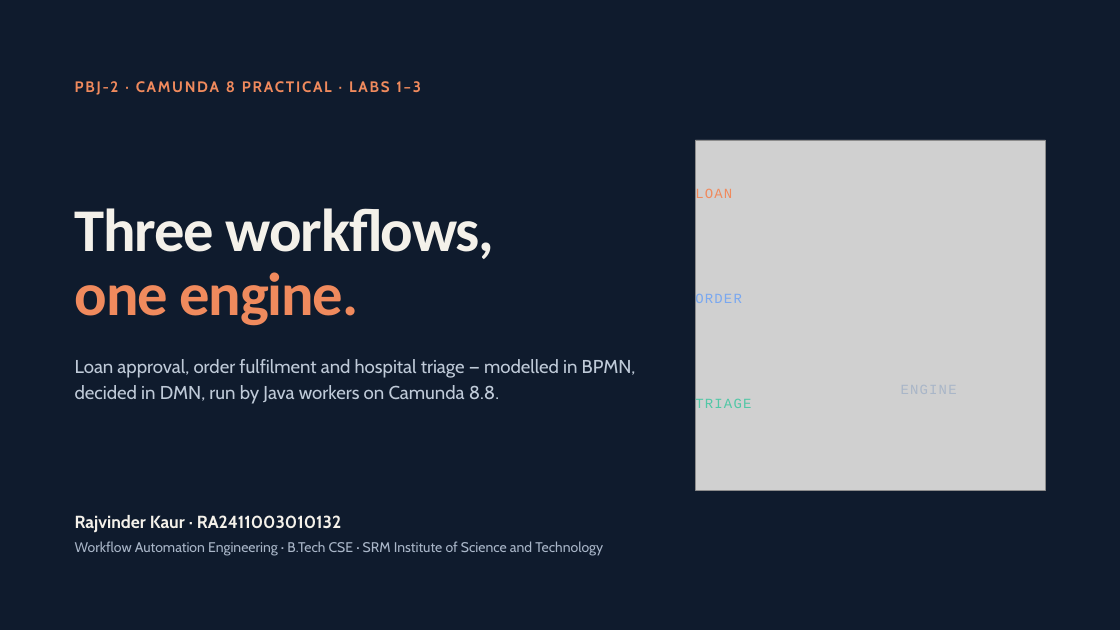
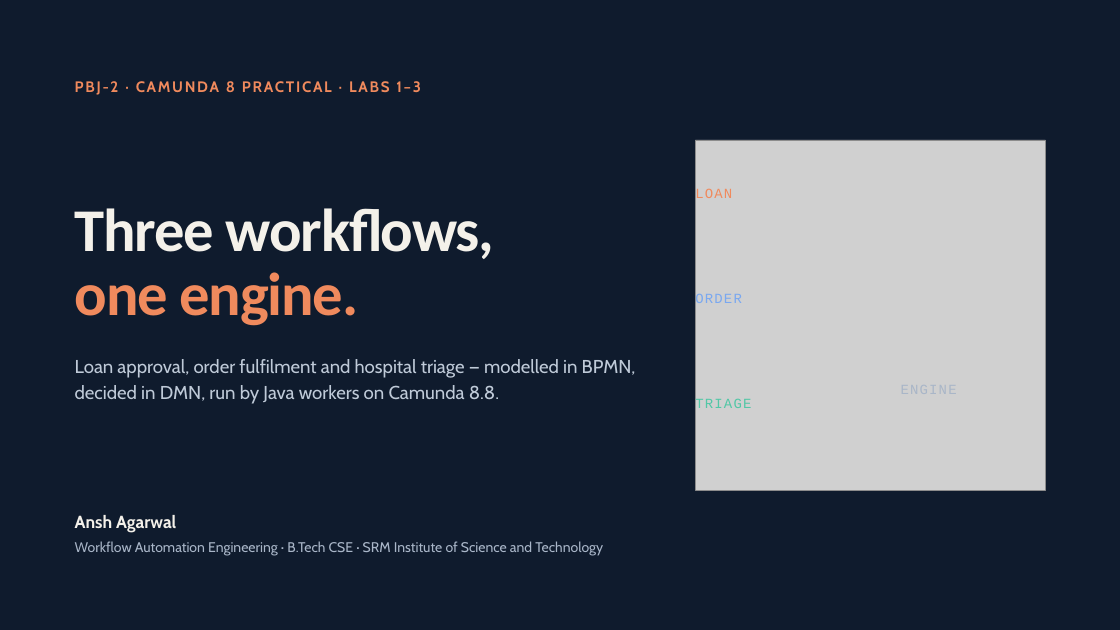
Before and after one commit to anshagarwxl/workflow-automation-engineering, a slide deck: slide 1 of camunda8-practical-labs/presentation/PBJ-2-Camunda-8-Labs.pptx. Drawn at 1120x630 pixels with LibreOffice and Linux fonts; fonts in the diff are those of the drawing; grey boxes stand for pictures. Boxes give left, top, right and bottom in pixels: in the first picture for what was removed or moved away, otherwise in the second. Text is boxed around its words. In the diff, an @@ line names an element or a change of style, - is before the commit and + after.

```diff
--- a/camunda8-practical-labs/presentation/PBJ-2-Camunda-8-Labs.pptx
+++ b/camunda8-practical-labs/presentation/PBJ-2-Camunda-8-Labs.pptx
@@ text at [75, 515, 176, 533]: text changed @@
-Rajvinder Kaur · RA2411003010132
+Ansh Agarwal
```
Also in this commit, not shown: 12 other slides changed.
